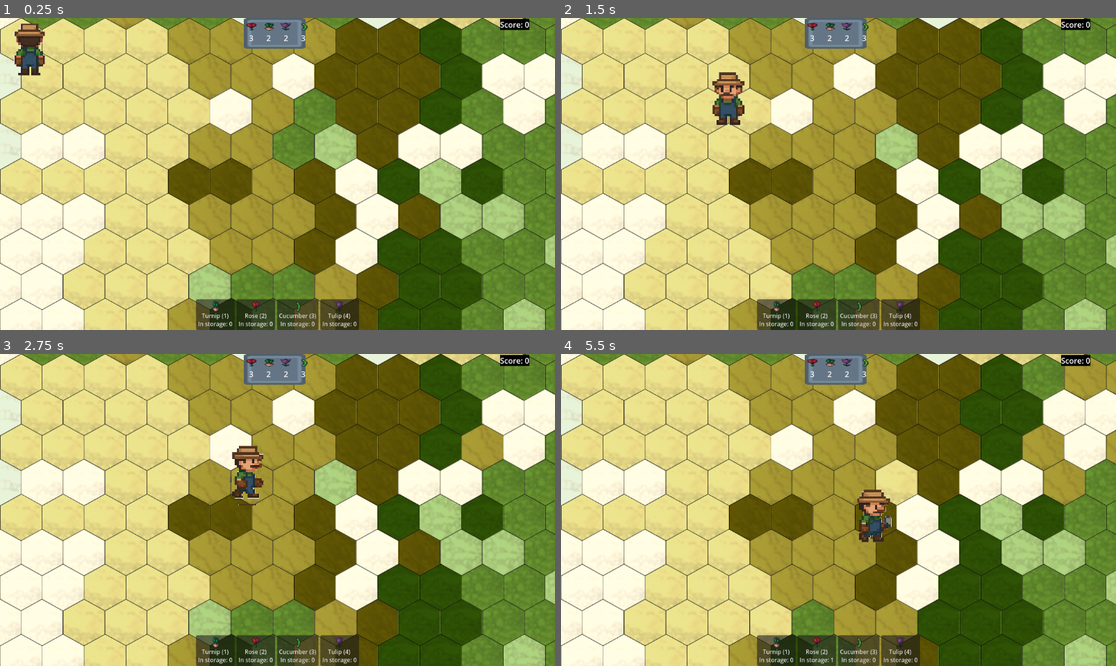
Above: before the commit, frames 1-4 (two rows, left to right).
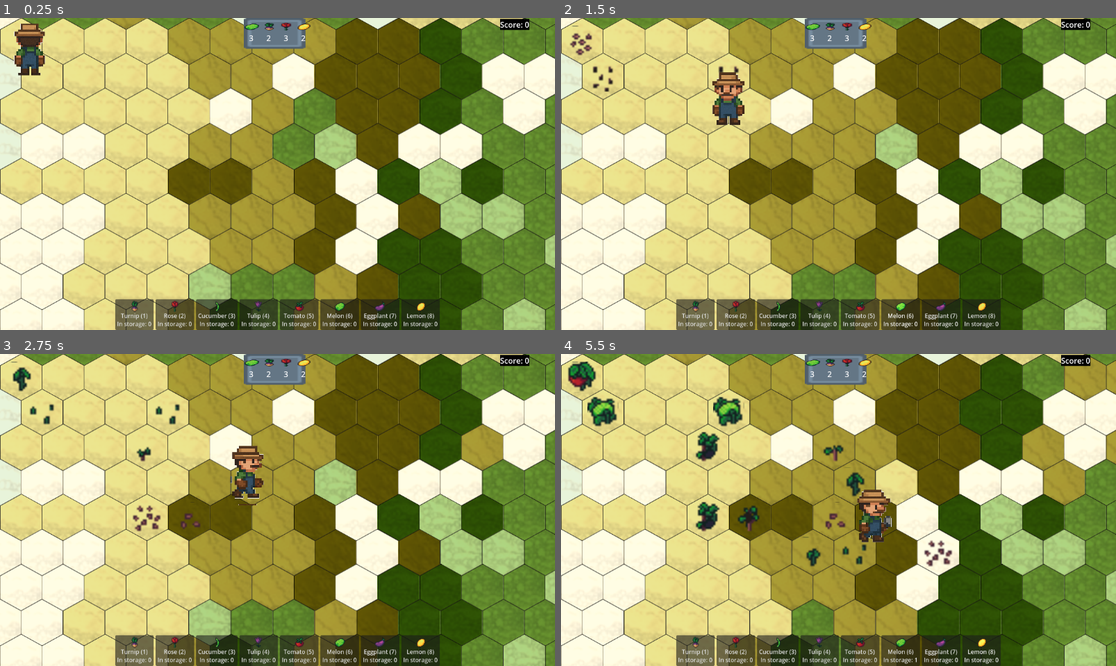
Above: after the commit, the same moments.

Repository: BlueDespero/slavicgamejam2025
Game: Godot game, scene res://main.tscn
The game is run twice, just before and just after one commit, with the same random seed, the same clock (stepped at 60 frames per second) and the same inputs.
Inputs (mouse positions are in pixels of both pictures, inside the frame that each line leads up to):
- Up to frame 1 (0.25 s): no input
- Up to frame 2 (1.5 s): tap Enter at 0.5 s; move the mouse to (960, 158) at 0.52 s; tap 5 at 0.6 s; click (960, 158) at 0.67 s; tap 6 at 0.8, 1.35 s; move the mouse to (727, 189) at 1.27 s; click (727, 189) at 1.42 s
- Up to frame 3 (2.75 s): tap 7 at 1.55, 2.1 s; move the mouse to (333, 441) at 2.02 s; click (333, 441) at 2.17 s; tap 8 at 2.3 s
- Up to frame 4 (5.5 s): move the mouse to (810, 572) at 2.77 s; tap 8 at 2.85, 5.3 s; click (810, 572) at 2.92 s; tap 5 at 3.05, 3.6 s; move the mouse to (1005, 556) at 3.52 s; click (1005, 556) at 3.67 s; tap 6 at 3.8, 4.35 s; move the mouse to (672, 463) at 4.27 s; click (672, 463) at 4.42 s; tap 7 at 4.55, 5.1 s; move the mouse to (866, 510) at 5.02 s; click (866, 510) at 5.17 s

The runs differ from the first frame. In frame 1, 3.5% of the frame differs, in the area x 20-80%, y 1-100%; in frame 2, 3.8%; in frame 3, 4.2%; in frame 4, 6.2%, in the area x 1-80%, y 1-100%.

Commit message:
Add more plants

Diff:
--- a/GUI/plant_button.gd
+++ b/GUI/plant_button.gd
@@ -29,6 +29,11 @@
 		'Turnip': TurnipPlant,
 		'Rose': RosePlant,
 		'Cucumber': CucumberPlant,
+		'Tomato': TomatoPlant,
+		'Melon': MelonPlant,
+		'Eggplant': EggplantPlant,
+		'Lemon': LemonPlant,
+
 	}[plant.name]
 
 	icon_alignment = HORIZONTAL_ALIGNMENT_CENTER
--- a/constants.gd
+++ b/constants.gd
@@ -25,4 +25,25 @@
 		"sprite_positions": {"x": 6, "y": 1},
 		"key": KEY_4,
 	},
+	"Tomato": {
+		"name": "Tomato",
+		"sprite_positions": {"x": 0, "y": 2},
+		"key": KEY_5,
+	},
+	"Melon": {
+		"name": "Melon",
+		"sprite_positions": {"x": 6, "y": 2},
+		"key": KEY_6,
+	},
+	"Eggplant": {
+		"name": "Eggplant",
+		"sprite_positions": {"x": 0, "y": 3},
+		"key": KEY_7,
+	},
+	"Lemon": {
+		"name": "Lemon",
+		"sprite_positions": {"x": 6, "y": 3},
+		"key": KEY_8,
+	},
+
 }
--- /dev/null
+++ b/plants/Eggplant/EggplantScene.tscn
@@ -0,0 +1,62 @@
+[gd_scene load_steps=10 format=3 uid="uid://bgcagvcx8dfbu"]
+
+[ext_resource type="Script" uid="uid://d32sailbybpd3" path="res://plants/Eggplant/eggplant_plant.gd" id="1_882d8"]
+[ext_resource type="Texture2D" uid="uid://ccodkkt1qxxtr" path="res://plants/plant_assets/Crop_Spritesheet.png" id="2_sm6kc"]
+
+[sub_resource type="AtlasTexture" id="AtlasTexture_6nm4p"]
+atlas = ExtResource("2_sm6kc")
+region = Rect2(80, 48, 16, 16)
+
+[sub_resource type="AtlasTexture" id="AtlasTexture_rrhor"]
+atlas = ExtResource("2_sm6kc")
+region = Rect2(64, 48, 16, 16)
+
+[sub_resource type="AtlasTexture" id="AtlasTexture_4f34i"]
+atlas = ExtResource("2_sm6kc")
+region = Rect2(48, 48, 16, 16)
+
+[sub_resource type="AtlasTexture" id="AtlasTexture_wmeuq"]
+atlas = ExtResource("2_sm6kc")
+region = Rect2(32, 48, 16, 16)
+
+[sub_resource type="AtlasTexture" id="AtlasTexture_mgikn"]
+atlas = ExtResource("2_sm6kc")
+region = Rect2(16, 48, 16, 16)
+
+[sub_resource type="AtlasTexture" id="AtlasTexture_7rk4m"]
+atlas = ExtResource("2_sm6kc")
+region = Rect2(0, 48, 16, 16)
+
+[sub_resource type="SpriteFrames" id="SpriteFrames_6m3bi"]
+animations = [{
+"frames": [{
+"duration": 1.0,
+"texture": SubResource("AtlasTexture_6nm4p")
+}, {
+"duration": 1.0,
+"texture": SubResource("AtlasTexture_rrhor")
+}, {
+"duration": 1.0,
+"texture": SubResource("AtlasTexture_4f34i")
+}, {
+"duration": 1.0,
+"texture": SubResource("AtlasTexture_wmeuq")
+}, {
+"duration": 1.0,
+"texture": SubResource("AtlasTexture_mgikn")
+}, {
+"duration": 1.0,
+"texture": SubResource("AtlasTexture_7rk4m")
+}],
+"loop": true,
+"name": &"default",
+"speed": 5.0
+}]
+
+[node name="EggplantScene" type="RigidBody2D"]
+gravity_scale = 0.0
+script = ExtResource("1_882d8")
+
+[node name="AnimatedSprite2D" type="AnimatedSprite2D" parent="."]
+scale = Vector2(4, 4)
+sprite_frames = SubResource("SpriteFrames_6m3bi")
--- /dev/null
+++ b/plants/Eggplant/eggplant_plant.gd
@@ -0,0 +1,12 @@
+extends Plant
+class_name EggplantPlant
+
+func _ready():
+	plant_name = "Eggplant"
+	growth_stages = 6
+	scene = preload("res://plants/Eggplant/EggplantScene.tscn")
+	super._ready()
+
+func update_sprite():
+	if animated_sprite:
+		animated_sprite.frame = current_stage
--- /dev/null
+++ b/plants/Lemon/LemonScene.tscn
@@ -0,0 +1,62 @@
+[gd_scene load_steps=10 format=3 uid="uid://d35tdrgwgs563"]
+
+[ext_resource type="Script" uid="uid://cros0bwaks63e" path="res://plants/Lemon/lemon_plant.gd" id="1_4ap0t"]
+[ext_resource type="Texture2D" uid="uid://ccodkkt1qxxtr" path="res://plants/plant_assets/Crop_Spritesheet.png" id="2_5h8x6"]
+
+[sub_resource type="AtlasTexture" id="AtlasTexture_knuax"]
+atlas = ExtResource("2_5h8x6")
+region = Rect2(176, 48, 16, 16)
+
+[sub_resource type="AtlasTexture" id="AtlasTexture_xurbt"]
+atlas = ExtResource("2_5h8x6")
+region = Rect2(160, 48, 16, 16)
+
+[sub_resource type="AtlasTexture" id="AtlasTexture_c7hii"]
+atlas = ExtResource("2_5h8x6")
+region = Rect2(144, 48, 16, 16)
+
+[sub_resource type="AtlasTexture" id="AtlasTexture_5i0xk"]
+atlas = ExtResource("2_5h8x6")
+region = Rect2(128, 48, 16, 16)
+
+[sub_resource type="AtlasTexture" id="AtlasTexture_jmdx4"]
+atlas = ExtResource("2_5h8x6")
+region = Rect2(112, 48, 16, 16)
+
+[sub_resource type="AtlasTexture" id="AtlasTexture_kf8yu"]
+atlas = ExtResource("2_5h8x6")
+region = Rect2(96, 48, 16, 16)
+
+[sub_resource type="SpriteFrames" id="SpriteFrames_kqeuc"]
+animations = [{
+"frames": [{
+"duration": 1.0,
+"texture": SubResource("AtlasTexture_knuax")
+}, {
+"duration": 1.0,
+"texture": SubResource("AtlasTexture_xurbt")
+}, {
+"duration": 1.0,
+"texture": SubResource("AtlasTexture_c7hii")
+}, {
+"duration": 1.0,
+"texture": SubResource("AtlasTexture_5i0xk")
+}, {
+"duration": 1.0,
+"texture": SubResource("AtlasTexture_jmdx4")
+}, {
+"duration": 1.0,
+"texture": SubResource("AtlasTexture_kf8yu")
+}],
+"loop": true,
+"name": &"default",
+"speed": 5.0
+}]
+
+[node name="LemonScene" type="RigidBody2D"]
+gravity_scale = 0.0
+script = ExtResource("1_4ap0t")
+
+[node name="AnimatedSprite2D" type="AnimatedSprite2D" parent="."]
+scale = Vector2(4, 4)
+sprite_frames = SubResource("SpriteFrames_kqeuc")
--- /dev/null
+++ b/plants/Lemon/lemon_plant.gd
@@ -0,0 +1,12 @@
+extends Plant
+class_name LemonPlant
+
+func _ready():
+	plant_name = "Lemon"
+	growth_stages = 6
+	scene = preload("res://plants/Lemon/LemonScene.tscn")
+	super._ready()
+
+func update_sprite():
+	if animated_sprite:
+		animated_sprite.frame = current_stage
--- /dev/null
+++ b/plants/Melon/MelonScene.tscn
@@ -0,0 +1,62 @@
+[gd_scene load_steps=10 format=3 uid="uid://dou1fohrh5dtq"]
+
+[ext_resource type="Script" uid="uid://dmaytoimd4sq0" path="res://plants/Melon/melon_plant.gd" id="1_0o4an"]
+[ext_resource type="Texture2D" uid="uid://ccodkkt1qxxtr" path="res://plants/plant_assets/Crop_Spritesheet.png" id="2_jnrcv"]
+
+[sub_resource type="AtlasTexture" id="AtlasTexture_g1c6u"]
+atlas = ExtResource("2_jnrcv")
+region = Rect2(176, 32, 16, 16)
+
+[sub_resource type="AtlasTexture" id="AtlasTexture_gpddq"]
+atlas = ExtResource("2_jnrcv")
+region = Rect2(160, 32, 16, 16)
+
+[sub_resource type="AtlasTexture" id="AtlasTexture_y4f6r"]
+atlas = ExtResource("2_jnrcv")
+region = Rect2(144, 32, 16, 16)
+
+[sub_resource type="AtlasTexture" id="AtlasTexture_f8nwd"]
+atlas = ExtResource("2_jnrcv")
+region = Rect2(128, 32, 16, 16)
+
+[sub_resource type="AtlasTexture" id="AtlasTexture_ub2ti"]
+atlas = ExtResource("2_jnrcv")
+region = Rect2(112, 32, 16, 16)
+
+[sub_resource type="AtlasTexture" id="AtlasTexture_47uo3"]
+atlas = ExtResource("2_jnrcv")
+region = Rect2(96, 32, 16, 16)
+
+[sub_resource type="SpriteFrames" id="SpriteFrames_ba1ih"]
+animations = [{
+"frames": [{
+"duration": 1.0,
+"texture": SubResource("AtlasTexture_g1c6u")
+}, {
+"duration": 1.0,
+"texture": SubResource("AtlasTexture_gpddq")
+}, {
+"duration": 1.0,
+"texture": SubResource("AtlasTexture_y4f6r")
+}, {
+"duration": 1.0,
+"texture": SubResource("AtlasTexture_f8nwd")
+}, {
+"duration": 1.0,
+"texture": SubResource("AtlasTexture_ub2ti")
+}, {
+"duration": 1.0,
+"texture": SubResource("AtlasTexture_47uo3")
+}],
+"loop": true,
+"name": &"default",
+"speed": 5.0
+}]
+
+[node name="MelonScene" type="RigidBody2D"]
+gravity_scale = 0.0
+script = ExtResource("1_0o4an")
+
+[node name="AnimatedSprite2D" type="AnimatedSprite2D" parent="."]
+scale = Vector2(4, 4)
+sprite_frames = SubResource("SpriteFrames_ba1ih")
--- /dev/null
+++ b/plants/Melon/melon_plant.gd
@@ -0,0 +1,12 @@
+extends Plant
+class_name MelonPlant
+
+func _ready():
+	plant_name = "Melon"
+	growth_stages = 6
+	scene = preload("res://plants/Melon/MelonScene.tscn")
+	super._ready()
+
+func update_sprite():
+	if animated_sprite:
+		animated_sprite.frame = current_stage
--- /dev/null
+++ b/plants/Tomato/TomatoScene.tscn
@@ -0,0 +1,62 @@
+[gd_scene load_steps=10 format=3 uid="uid://b5k0e64xfuvqy"]
+
+[ext_resource type="Script" uid="uid://pkhjxadptcw4" path="res://plants/Tomato/tomato_plant.gd" id="1_hcgq0"]
+[ext_resource type="Texture2D" uid="uid://ccodkkt1qxxtr" path="res://plants/plant_assets/Crop_Spritesheet.png" id="2_qb0sn"]
+
+[sub_resource type="AtlasTexture" id="AtlasTexture_yv8x3"]
+atlas = ExtResource("2_qb0sn")
+region = Rect2(80, 32, 16, 16)
+
+[sub_resource type="AtlasTexture" id="AtlasTexture_20bkv"]
+atlas = ExtResource("2_qb0sn")
+region = Rect2(64, 32, 16, 16)
+
+[sub_resource type="AtlasTexture" id="AtlasTexture_ubnko"]
+atlas = ExtResource("2_qb0sn")
+region = Rect2(48, 32, 16, 16)
+
+[sub_resource type="AtlasTexture" id="AtlasTexture_8t8h6"]
+atlas = ExtResource("2_qb0sn")
+region = Rect2(32, 32, 16, 16)
+
+[sub_resource type="AtlasTexture" id="AtlasTexture_08slh"]
+atlas = ExtResource("2_qb0sn")
+region = Rect2(16, 32, 16, 16)
+
+[sub_resource type="AtlasTexture" id="AtlasTexture_cucos"]
+atlas = ExtResource("2_qb0sn")
+region = Rect2(0, 32, 16, 16)
+
+[sub_resource type="SpriteFrames" id="SpriteFrames_82hkg"]
+animations = [{
+"frames": [{
+"duration": 1.0,
+"texture": SubResource("AtlasTexture_yv8x3")
+}, {
+"duration": 1.0,
+"texture": SubResource("AtlasTexture_20bkv")
+}, {
+"duration": 1.0,
+"texture": SubResource("AtlasTexture_ubnko")
+}, {
+"duration": 1.0,
+"texture": SubResource("AtlasTexture_8t8h6")
+}, {
+"duration": 1.0,
+"texture": SubResource("AtlasTexture_08slh")
+}, {
+"duration": 1.0,
+"texture": SubResource("AtlasTexture_cucos")
+}],
+"loop": true,
+"name": &"default",
+"speed": 5.0
+}]
+
+[node name="TomatoScene" type="RigidBody2D"]
+gravity_scale = 0.0
+script = ExtResource("1_hcgq0")
+
+[node name="AnimatedSprite2D" type="AnimatedSprite2D" parent="."]
+scale = Vector2(4, 4)
+sprite_frames = SubResource("SpriteFrames_82hkg")
--- /dev/null
+++ b/plants/Tomato/tomato_plant.gd
@@ -0,0 +1,12 @@
+extends Plant
+class_name TomatoPlant
+
+func _ready():
+	plant_name = "Tomato"
+	growth_stages = 6
+	scene = preload("res://plants/Tomato/TomatoScene.tscn")
+	super._ready()
+
+func update_sprite():
+	if animated_sprite:
+		animated_sprite.frame = current_stage
Not shown, added: plants/Eggplant/eggplant_plant.gd.uid
Not shown, added: plants/Lemon/lemon_plant.gd.uid
Not shown, added: plants/Melon/melon_plant.gd.uid
Not shown, added: plants/Tomato/tomato_plant.gd.uid
